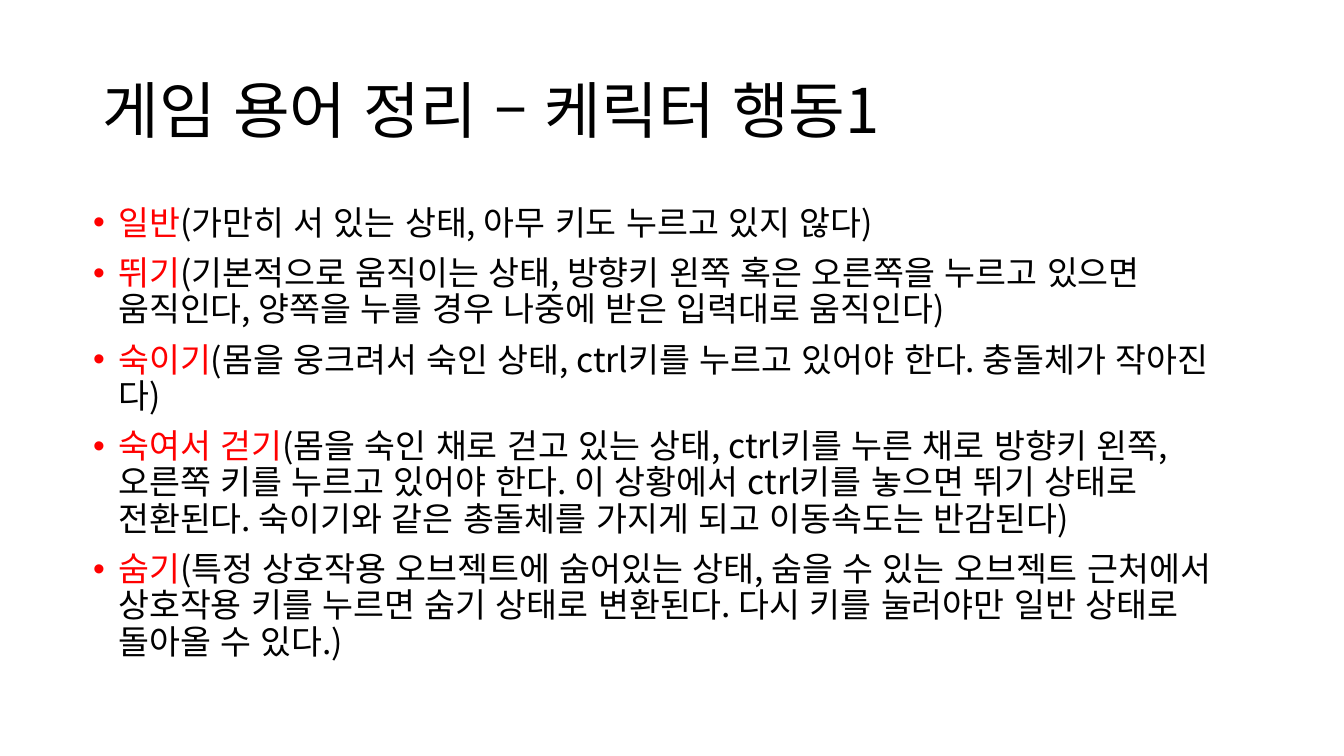
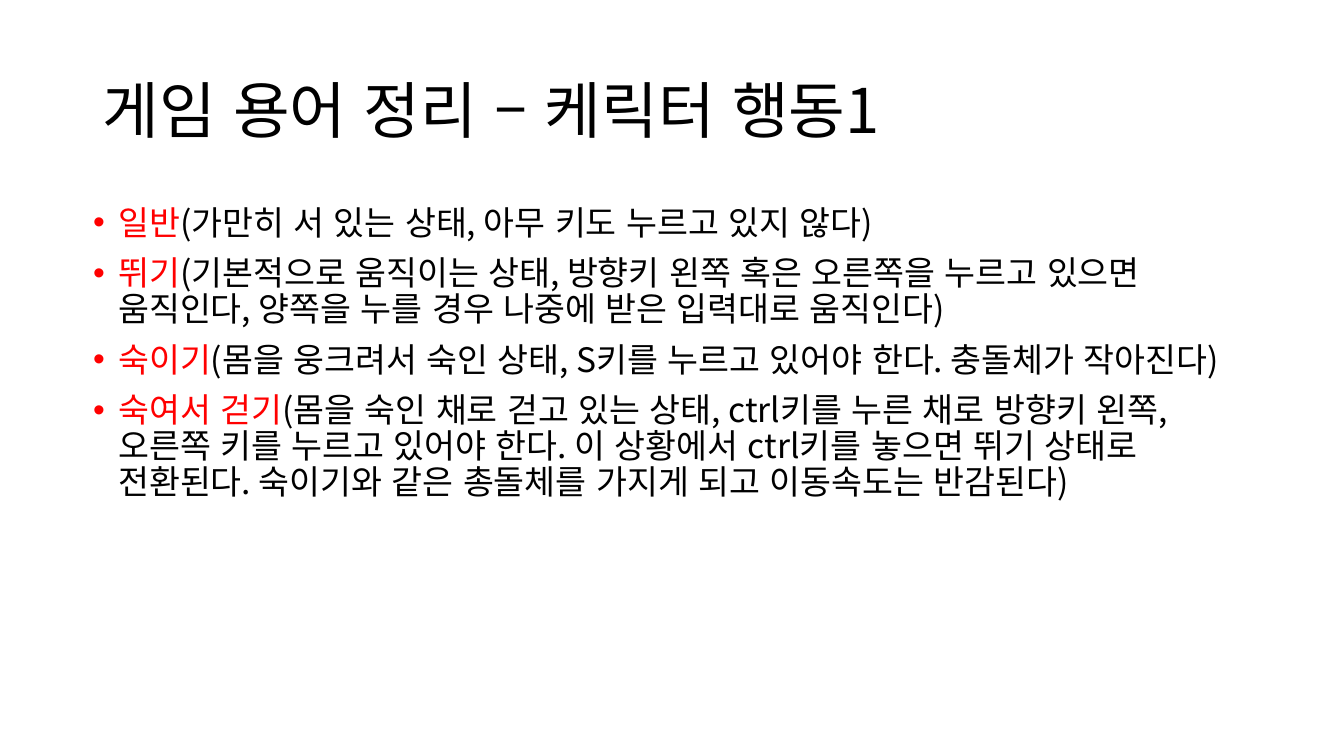
Before and after one commit to JSungMin/MomentFlow05, a slide deck: slide 11 of Documents/기획/시스템기획/게임플레이기획_시스템.pptx. Drawn at 1344x756 pixels with LibreOffice and Linux fonts; fonts in the diff are those of the drawing. Boxes give left, top, right and bottom in pixels: in the first picture for what was removed or moved away, otherwise in the second. Text is boxed around its words. In the diff, an @@ line names an element or a change of style, - is before the commit and + after.

```diff
--- a/Documents/기획/시스템기획/게임플레이기획_시스템.pptx
+++ b/Documents/기획/시스템기획/게임플레이기획_시스템.pptx
@@ text at (x1=118, y1=344, x2=1219, y2=379): text changed @@
-• 숙이기(몸을 웅크려서 숙인 상태, ctrl키를 누르고 있어야 한다. 충돌체가 작아진다)
+• 숙이기(몸을 웅크려서 숙인 상태, S키를 누르고 있어야 한다. 충돌체가 작아진다)
@@ text at (x1=118, y1=553, x2=1211, y2=661): paragraph removed @@
-• 숨기(특정 상호작용 오브젝트에 숨어있는 상태, 숨을 수 있는 오브젝트 근처에서 상호작용 키를 누르면 숨기 상태로 변환된다. 다시 키를 눌러야만 일반 상태로 돌아올 수 있다.)
```
Also in this commit, not shown: 1 other slide changed, 14 other files.
